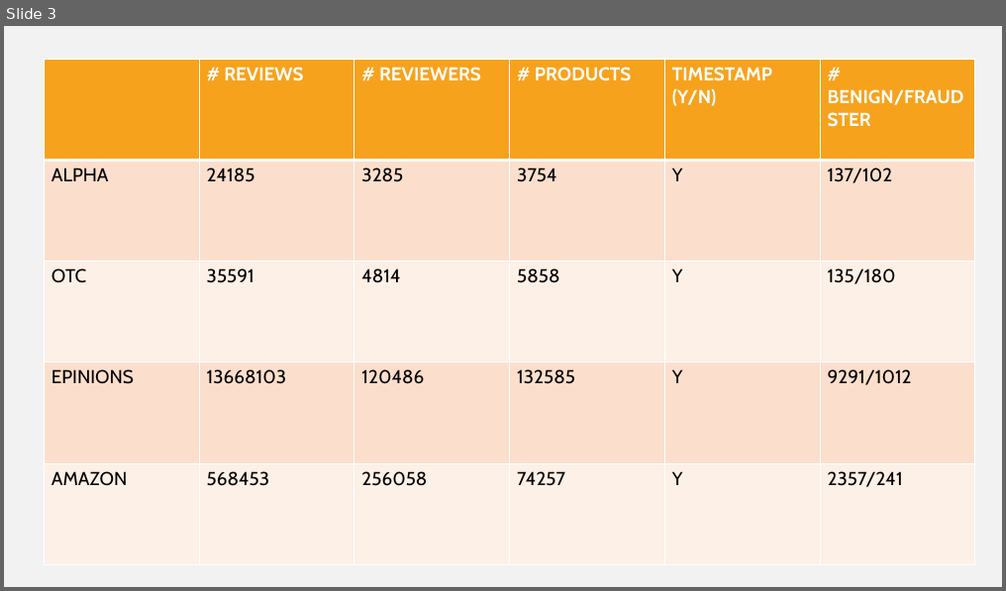
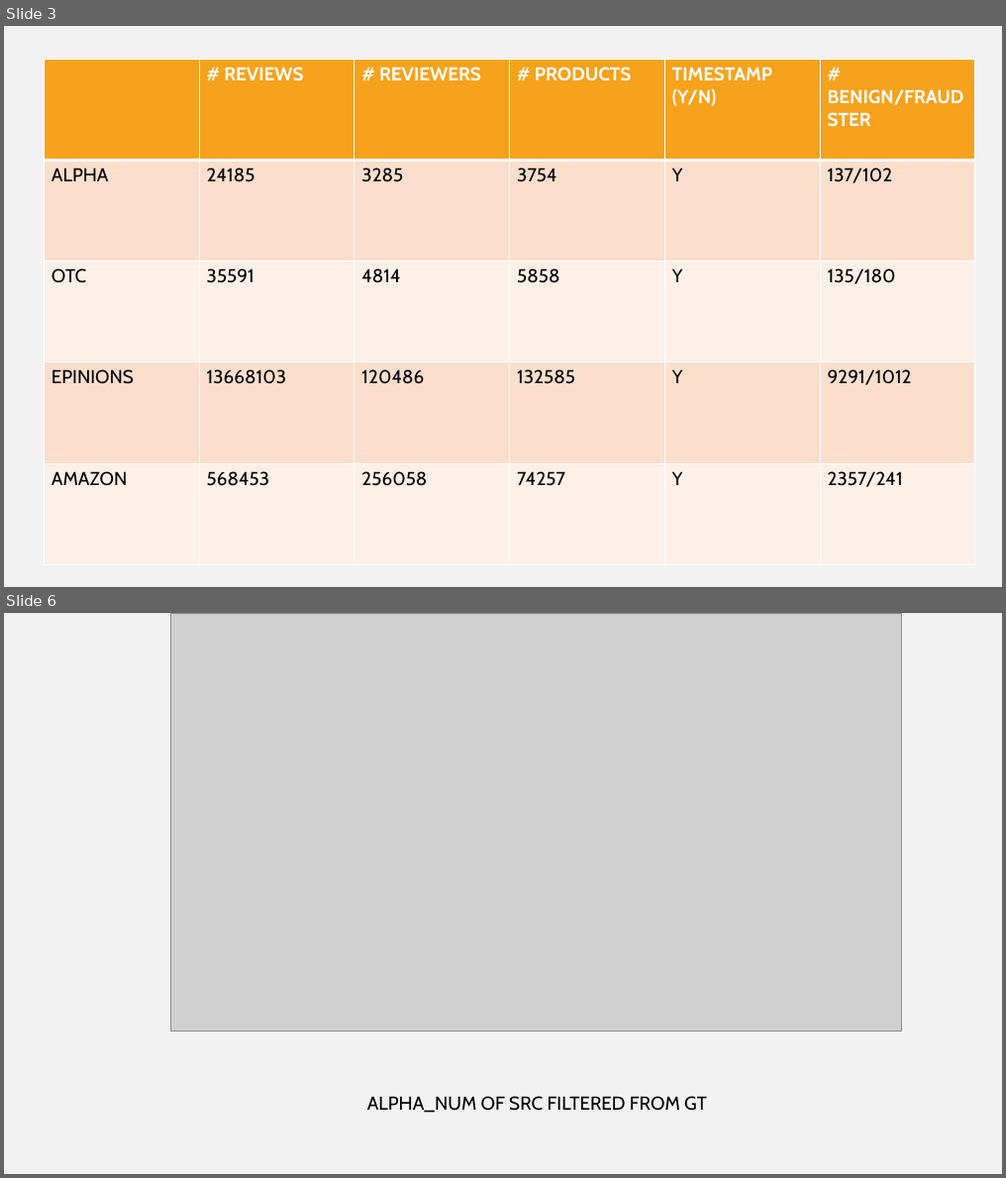
Before and after one commit to hellokayas/Sockfarm-Project, a slide deck: Data/Presentation.pptx. Shown one above the other, each under a label of ours: slide 3 before the commit, slides 3 and 6 after it; the slides between them are not shown. The pictures are 1006x591 and 1006x1178 pixels, drawn with LibreOffice and Linux fonts; fonts in the diff are those of the drawing; grey boxes stand for pictures. Boxes give left, top, right and bottom in pixels: in the first picture for what was removed or moved away, otherwise in the second. Text is boxed around its words. In the diff, an @@ line names an element or a change of style, - is before the commit and + after.

```diff
--- a/Data/Presentation.pptx
+++ b/Data/Presentation.pptx
@@ slide 6 added at <box>4,613,1002,1174</box>, background #F2F2F2 @@
@@ picture added at <box>171,613,902,1032</box> @@
@@ text added at <box>367,1096,707,1113</box>, 18 pt, text #000000 @@
+ALPHA_NUM OF SRC FILTERED FROM GT
```
Also in this commit, not shown: 15 other slides added.
